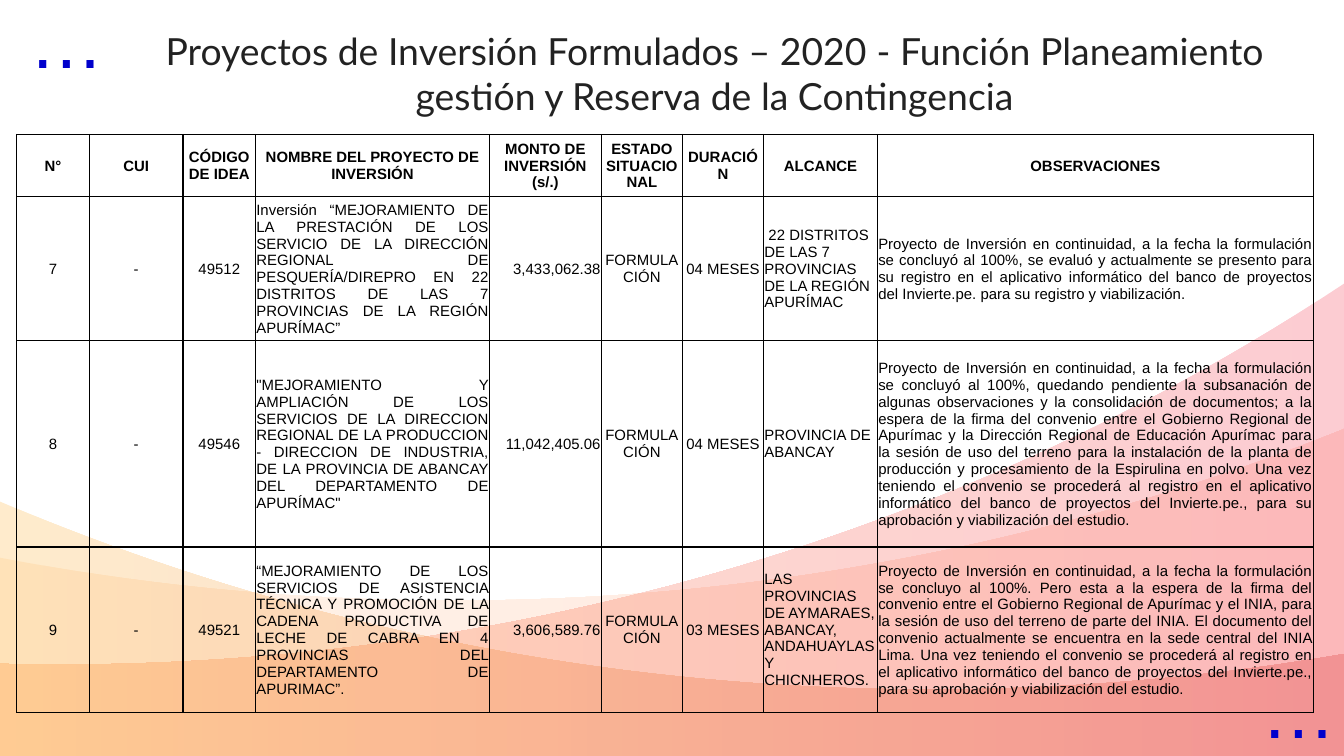
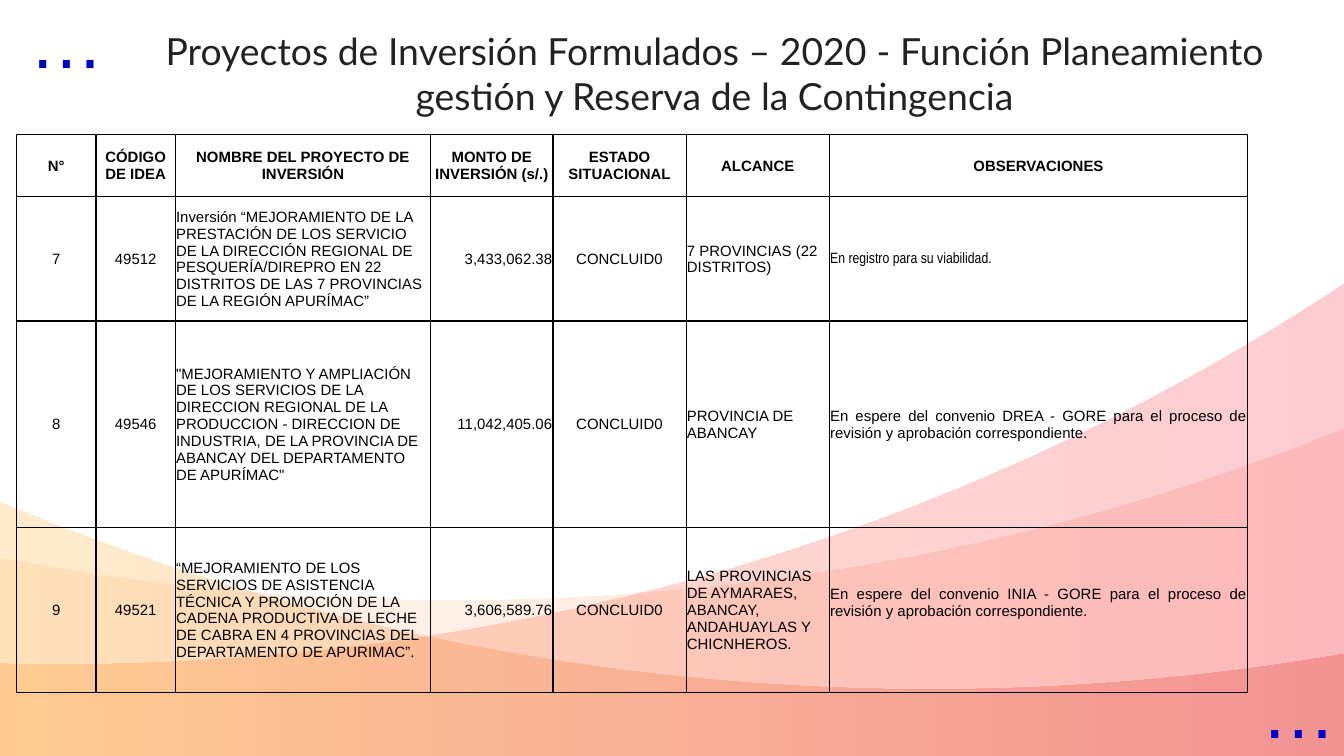
Before and after one commit to ORFEI-GRAP/Gestion-ORFEI, a slide deck: slide 4 of Proyectos Funcion - PRODUCCIÓN.pptx. Drawn at 1344x756 pixels with LibreOffice and Linux fonts; fonts in the diff are those of the drawing. Boxes give left, top, right and bottom in pixels: in the first picture for what was removed or moved away, otherwise in the second. Text is boxed around its words. In the diff, an @@ line names an element or a change of style, - is before the commit and + after.

Commit message:
Actua

```diff
--- a/Proyectos Funcion - PRODUCCIÓN.pptx
+++ b/Proyectos Funcion - PRODUCCIÓN.pptx
@@ table at [16,134,1247,692] @@
-column 2: CUI | - | - | -
-column 6: ESTADO SITUACIONAL | FORMULACIÓN | FORMULACIÓN | FORMULACIÓN
-column 7: DURACIÓN | 04 MESES | 04 MESES | 03 MESES
-column 8: ALCANCE | 22 DISTRITOS DE LAS 7 PROVINCIAS DE LA REGIÓN APURÍMAC | PROVINCIA DE ABANCAY | LAS PROVINCIAS DE AYMARAES, ABANCAY, ANDAHUAYLAS Y CHICNHEROS.
-column 9: OBSERVACIONES | Proyecto de Inversión en continuidad, a la fecha la formulación se concluyó al 100%, se evaluó y actualmente se presento para su registro en el aplicativo informático del banco de proyectos del Invierte.pe. para su registro y viabilización. | Proyecto de Inversión en continuidad, a la fecha la formulación se concluyó al 100%, quedando pendiente la subsanación de algunas observaciones y la consolidación de documentos; a la espera de la firma del convenio entre el Gobierno Regional de Apurímac y la Dirección Regional de Educación Apurímac para la sesión de uso del terreno para la instalación de la planta de producción y procesamiento de la Espirulina en polvo. Una vez teniendo el convenio se procederá al registro en el aplicativo informático del banco de proyectos del Invierte.pe., para su aprobación y viabilización del estudio. | Proyecto de Inversión en continuidad, a la fecha la formulación se concluyo al 100%. Pero esta a la espera de la firma del convenio entre el Gobierno Regional de Apurímac y el INIA, para la sesión de uso del terreno de parte del INIA. El documento del convenio actualmente se encuentra en la sede central del INIA Lima. Una vez teniendo el convenio se procederá al registro en el aplicativo informático del banco de proyectos del Invierte.pe., para su aprobación y viabilización del estudio.
+column 5: ESTADO SITUACIONAL | CONCLUID0 | CONCLUID0 | CONCLUID0
+column 6: ALCANCE | 7 PROVINCIAS (22 DISTRITOS) | PROVINCIA DE ABANCAY | LAS PROVINCIAS DE AYMARAES, ABANCAY, ANDAHUAYLAS Y CHICNHEROS.
+column 7: OBSERVACIONES | En registro para su viabilidad. | En espere del convenio DREA - GORE para el proceso de revisión y aprobación correspondiente. | En espere del convenio INIA - GORE para el proceso de revisión y aprobación correspondiente.
@@ table: place and size @@
-table at [16,134,1312,712]
+table at [16,134,1247,692]
```
Also in this commit, not shown: 4 other slides changed, 2 other files.
